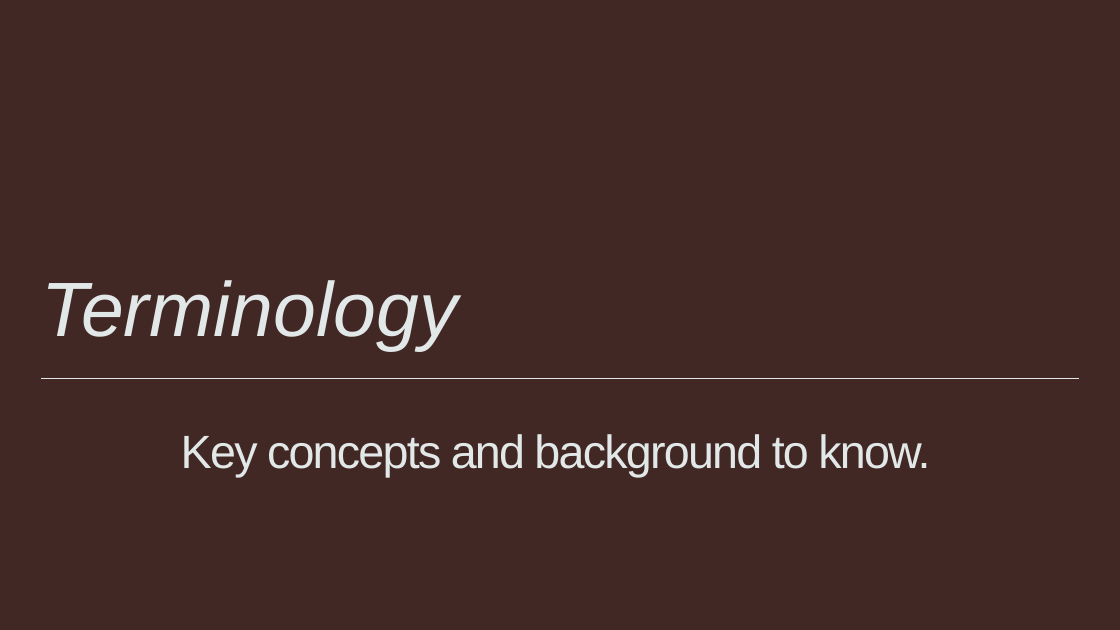
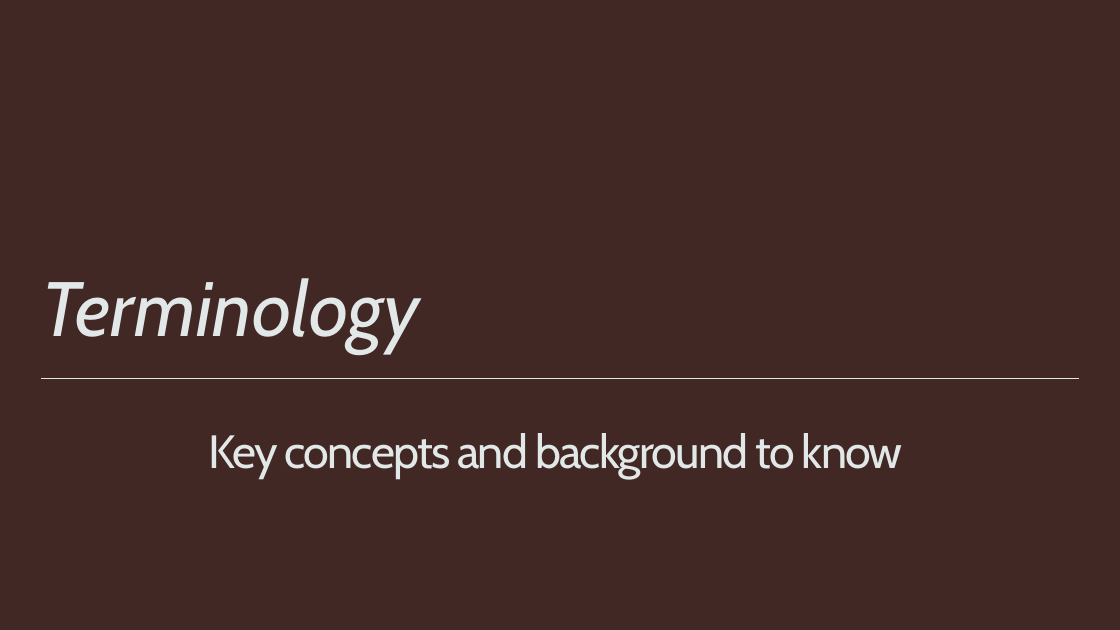
Before and after one commit to IITTeaching/cs520-f23-group-23, a slide deck: slide 8 of main-520-project/CS_520_Paper_Review_Group23.pptx. Drawn at 1120x630 pixels with LibreOffice and Linux fonts; fonts in the diff are those of the drawing. Boxes give left, top, right and bottom in pixels: in the first picture for what was removed or moved away, otherwise in the second. Text is boxed around its words. In the diff, an @@ line names an element or a change of style, - is before the commit and + after.

```diff
--- a/main-520-project/CS_520_Paper_Review_Group23.pptx
+++ b/main-520-project/CS_520_Paper_Review_Group23.pptx
@@ title "Terminology" at (x1=41, y1=278, x2=419, y2=354): font Arial to Cabin @@
@@ text at (x1=209, y1=433, x2=903, y2=480): text changed; font Arial to Cabin @@
-Key concepts and background to know.
+Key concepts and background to know
```
Also in this commit, not shown: 18 other slides changed, 8 slides added, 2 other files.
